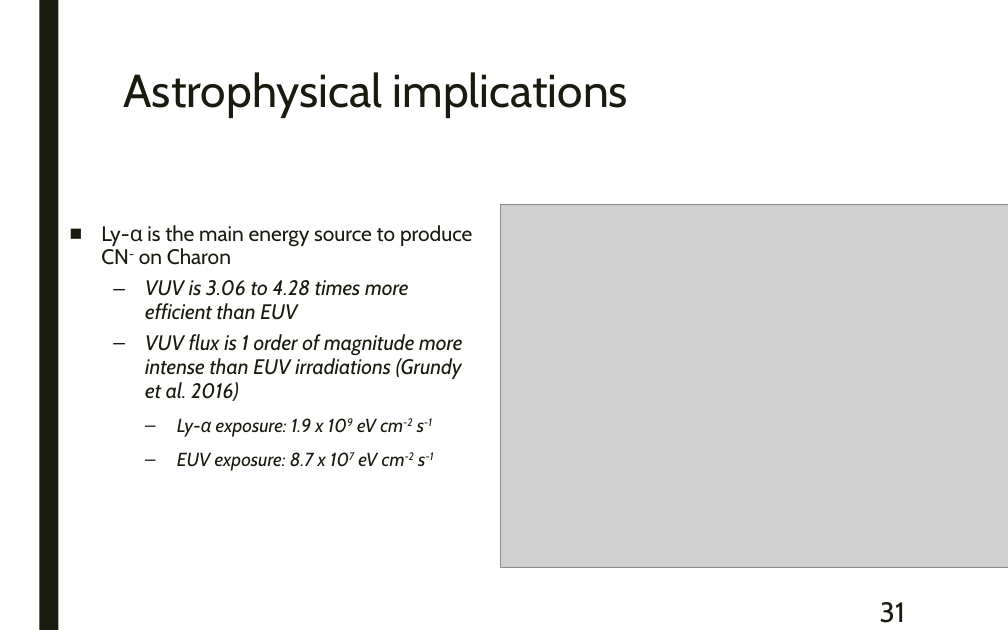
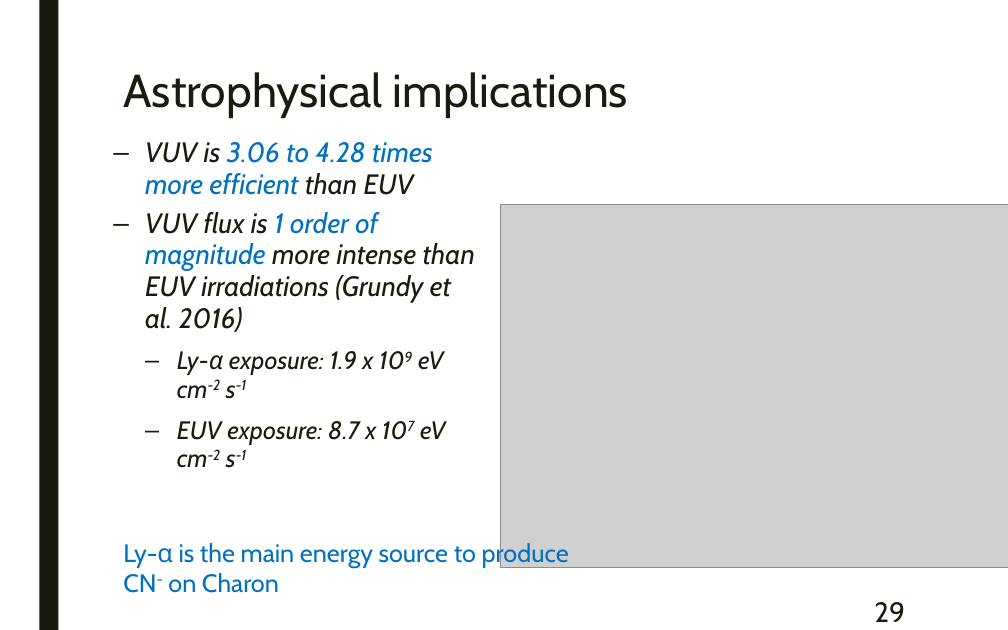
Before and after one commit to samuello1228/lily, a slide deck: slide 29 of doc/VUV and EUV irradiation of CH4 + NH3.pptx (slide 31 before the commit). Drawn at 1008x630 pixels with LibreOffice and Linux fonts; fonts in the diff are those of the drawing; grey boxes stand for pictures. Boxes give left, top, right and bottom in pixels: in the first picture for what was removed or moved away, otherwise in the second. Text is boxed around its words. In the diff, an @@ line names an element or a change of style, - is before the commit and + after.

```diff
--- a/doc/VUV and EUV irradiation of CH4 + NH3.pptx
+++ b/doc/VUV and EUV irradiation of CH4 + NH3.pptx
@@ text "VUV is 3.06 to 4.28 ...": place and size @@
-text "VUV is 3.06 to 4.28 ..." at [101,225,472,471]
+text "VUV is 3.06 to 4.28 ..." at [145,142,475,468]
@@ text "VUV is 3.06 to 4.28 ..." at [145,142,475,468]: size 15 to 20 pt in "VUV is 3.06 to 4.28 times more ...", "VUV flux is 1 order of magnitude ..."; text colour #191B0E to #0070C0 in "3.06 to 4.28 times more efficient", "1 order of magnitude"; size 13.5 to 18 pt in "Ly-α exposure: 1.9 x 109 eV cm-2 ...", "EUV exposure: 8.7 x 107 eV cm-2 ..." @@
@@ text at [101,225,472,265]: paragraph removed @@
-■ Ly-α is the main energy source to produce CN- on Charon
@@ text added at [123,541,569,593], 18 pt, text #0070C0 @@
+Ly-α is the main energy source to produce CN- on Charon
@@ page number at [874,602,905,622]: text changed @@
-31
+29
```
Also in this commit, not shown: 23 other slides changed, 1 slide added, 5 slides removed, 1 other file.
